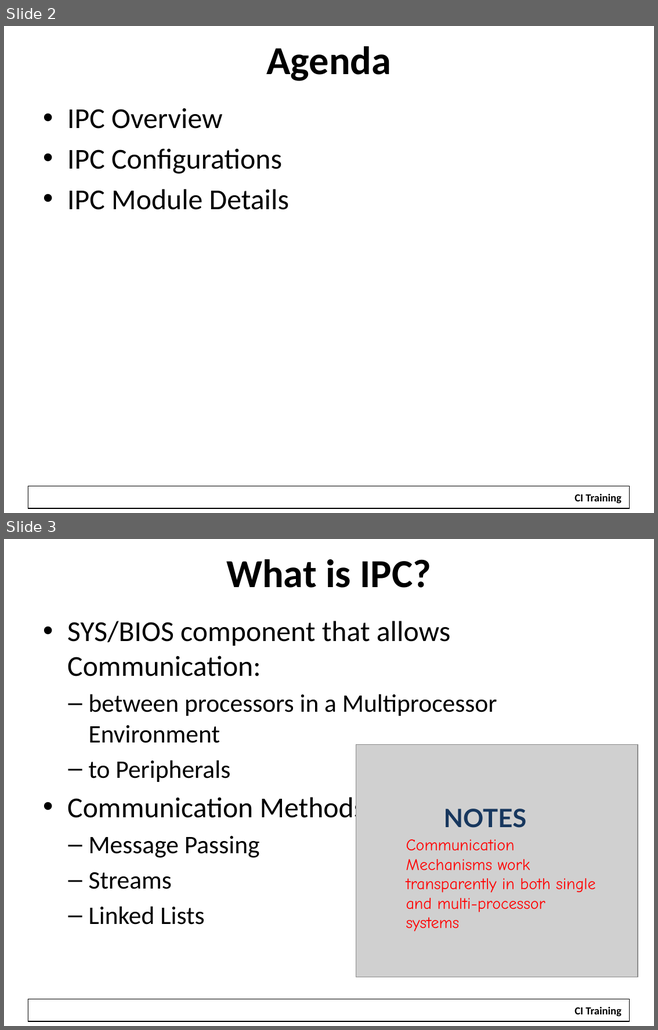
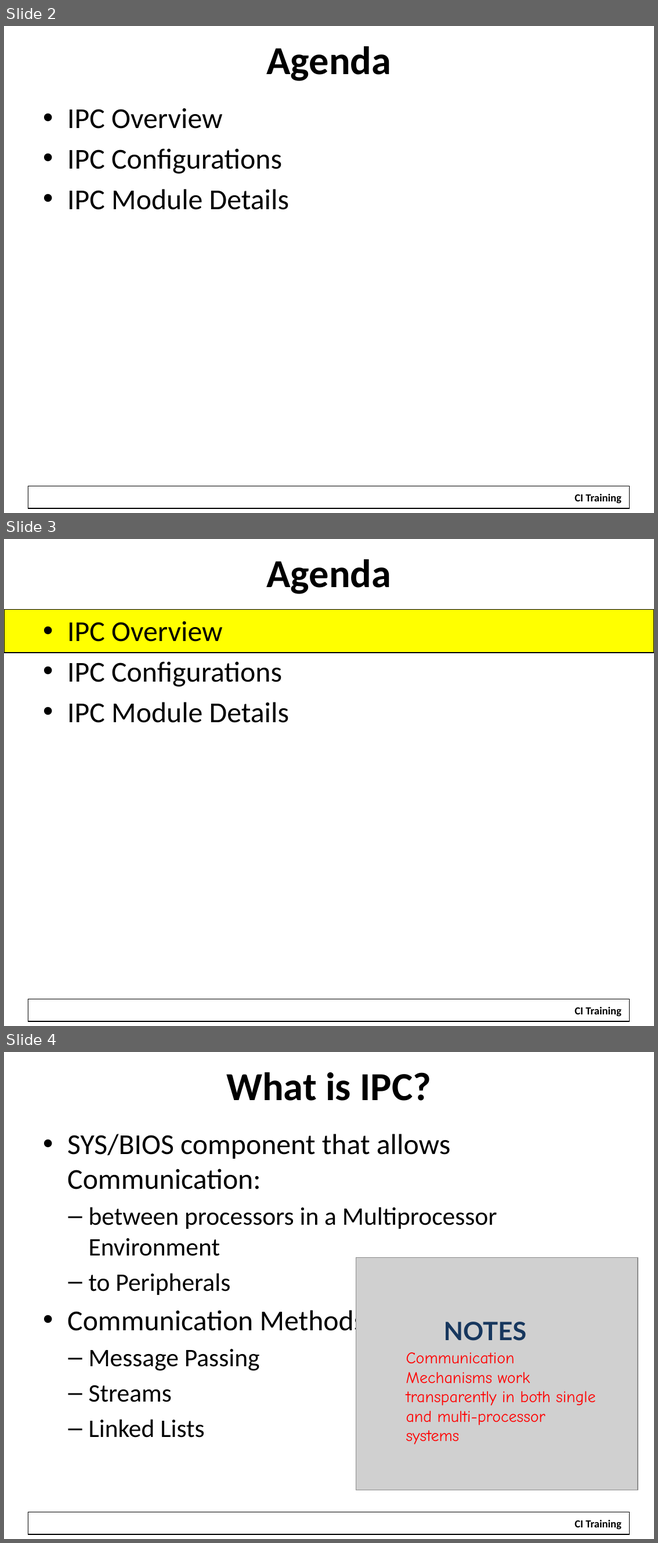
Before and after one commit to hari1989/keystone-workshop, a slide deck: slides/Intro to IPC.pptx. Shown one above the other, each under a label of ours: slides 2 and 3 before the commit, slides 2, 3 and 4 after it. The pictures are 658x1030 and 658x1543 pixels, drawn with LibreOffice and Linux fonts; fonts in the diff are those of the drawing; grey boxes stand for pictures; background and template pictures are left out. Boxes give left, top, right and bottom in pixels: in the first picture for what was removed or moved away, otherwise in the second. Text is boxed around its words. In the diff, an @@ line names an element or a change of style, - is before the commit and + after.

Commit message:
Added agenda slides

```diff
--- a/slides/Intro to IPC.pptx
+++ b/slides/Intro to IPC.pptx
@@ slide 3 added at (4, 539, 654, 1026), background #FFFFFF; not listed: 2 template elements that a slide beside it also shows @@
@@ title added at (266, 559, 391, 594), 44 pt, text #000000, bold @@
+Agenda
@@ rectangle added at (4, 609, 654, 653), fill #FFFF00, outline #000000 0.75 pt @@
@@ text added at (67, 621, 289, 723), 32 pt, text #000000 @@
+• IPC Overview
+• IPC Configurations
+• IPC Module Details
@@ what was slide 3 is now slide 4 @@
```
Also in this commit, not shown: 2 other slides added, 2 slides removed.
